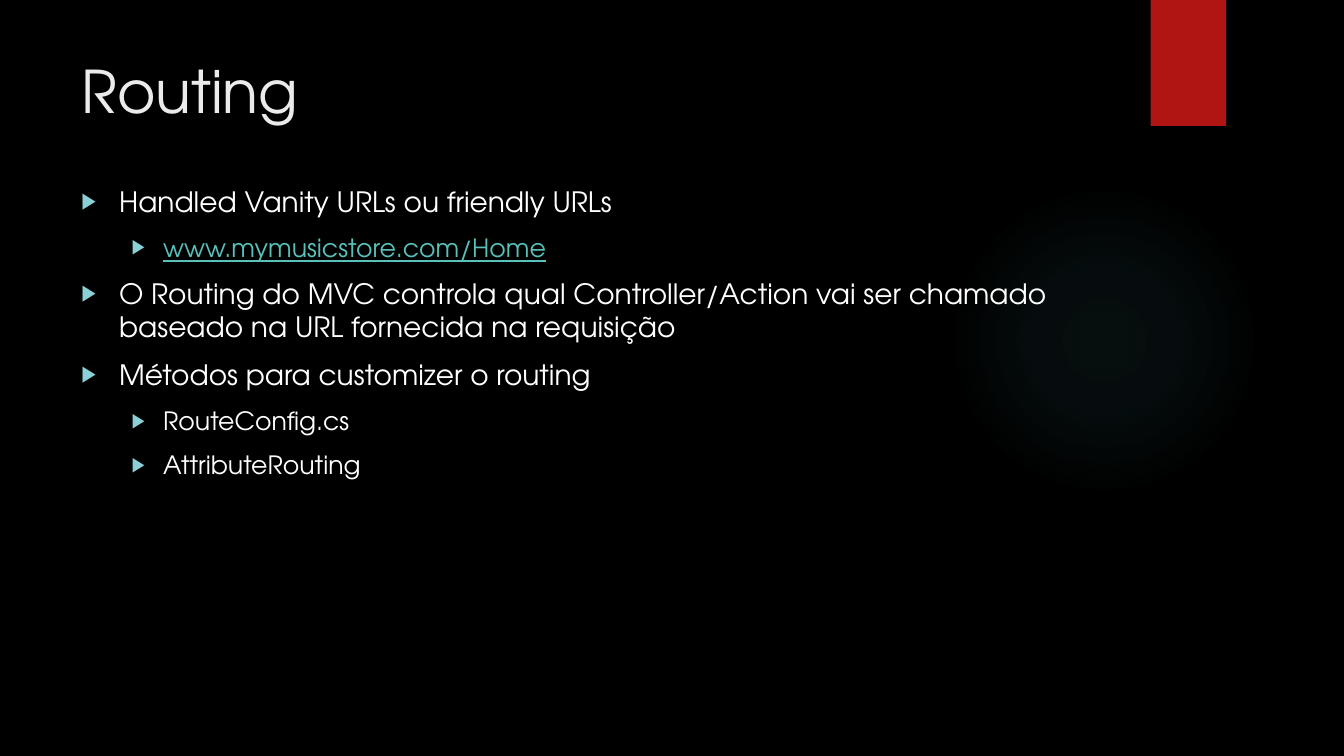
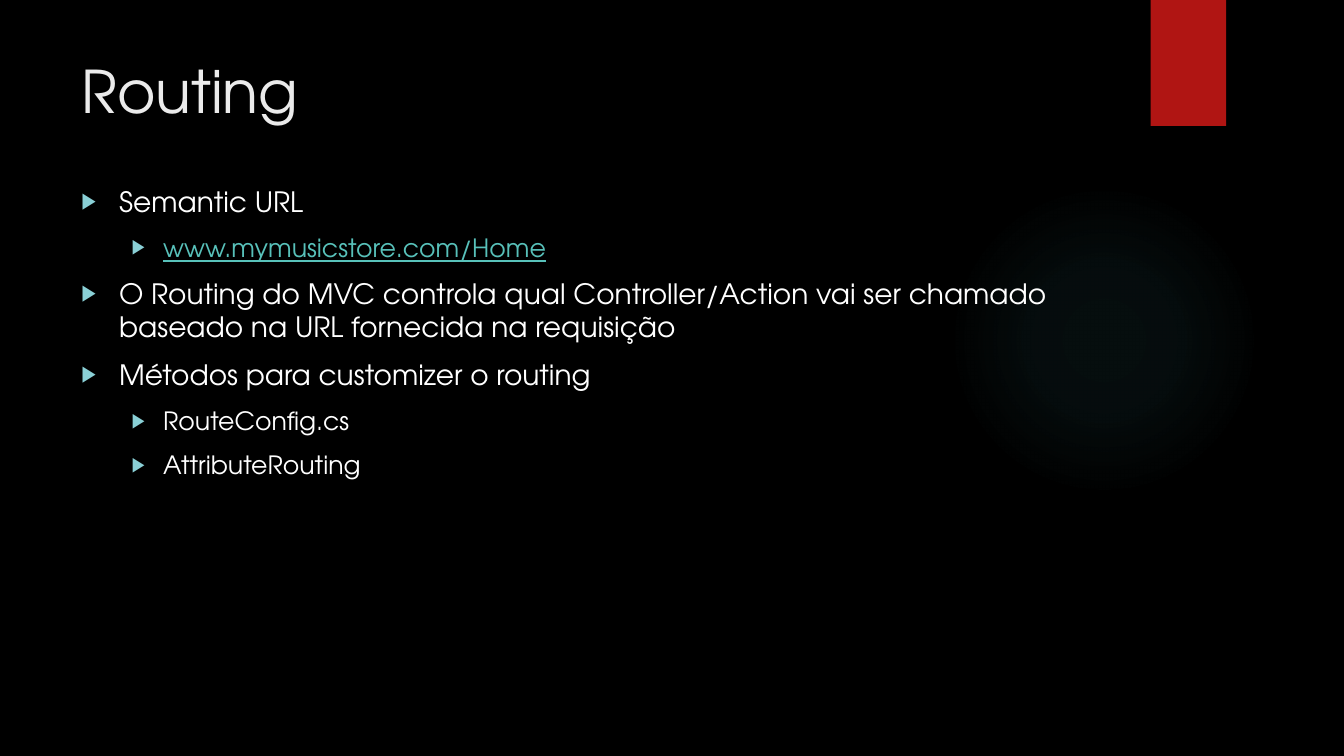
Before and after one commit to leolana/AspnetMvcLab, a slide deck: slide 22 of Presentation/AspNetMvc.pptx (slide 19 before the commit). Drawn at 1344x756 pixels with LibreOffice and Linux fonts; fonts in the diff are those of the drawing; background and template pictures are left out. Boxes give left, top, right and bottom in pixels: in the first picture for what was removed or moved away, otherwise in the second. Text is boxed around its words. In the diff, an @@ line names an element or a change of style, - is before the commit and + after.

```diff
--- a/Presentation/AspNetMvc.pptx
+++ b/Presentation/AspNetMvc.pptx
@@ text at bbox=[119, 191, 303, 213]: text changed @@
-▶ Handled Vanity URLs ou friendly URLs
+▶ Semantic URL
```
Also in this commit, not shown: 5 other slides changed, 6 slides added, 3 slides removed.
